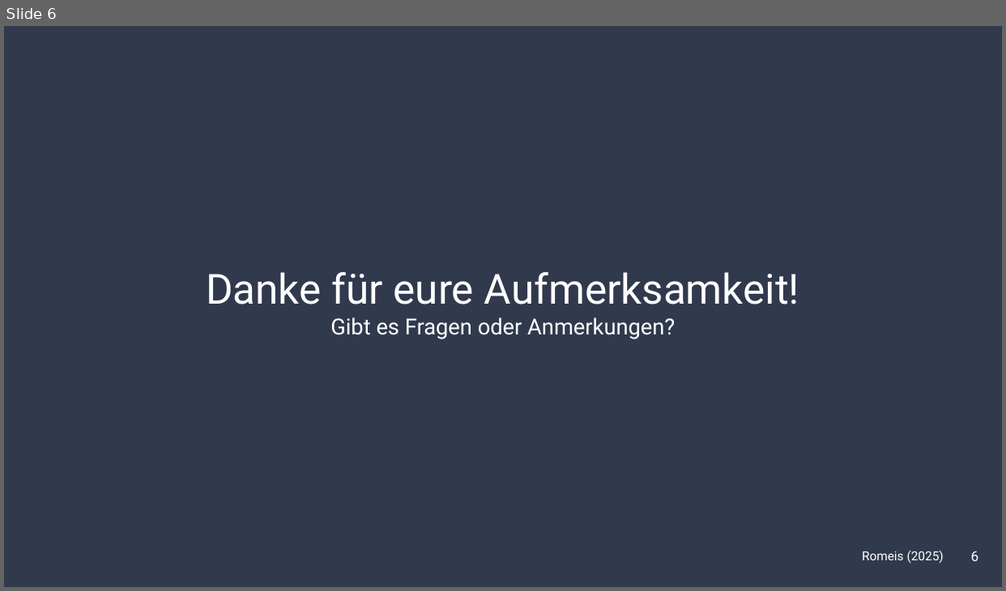
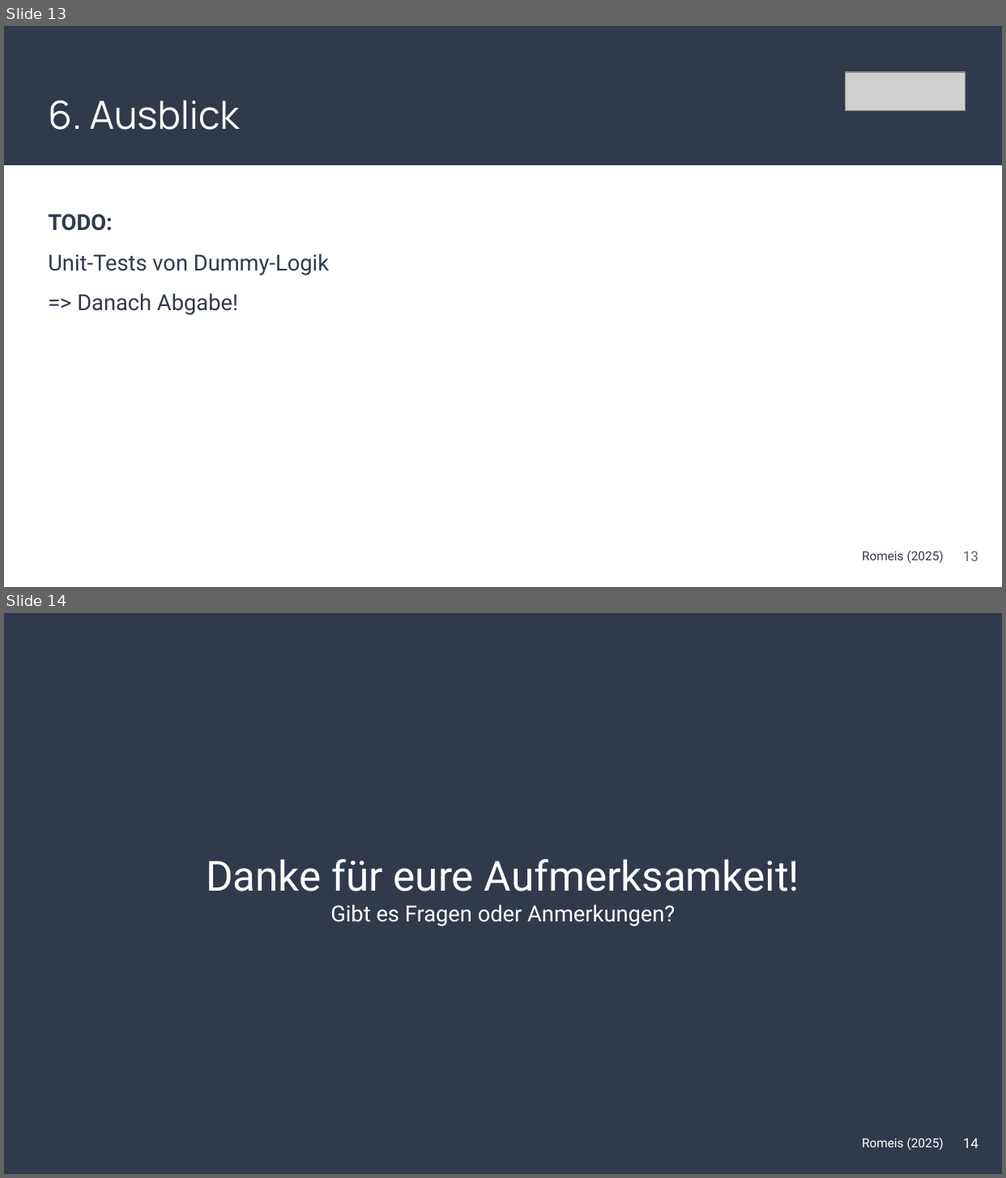
Before and after one commit to FiJoRom/DevOps-Task-Manager, a slide deck: Präsentation_DevOps_Romeis.pptx. Shown one above the other, each under a label of ours: slide 6 before the commit, slides 13 and 14 after it. The pictures are 1006x591 and 1006x1178 pixels, drawn with LibreOffice and Linux fonts; fonts in the diff are those of the drawing; grey boxes stand for pictures. Boxes give left, top, right and bottom in pixels: in the first picture for what was removed or moved away, otherwise in the second. Text is boxed around its words. In the diff, an @@ line names an element or a change of style, - is before the commit and + after.

```diff
--- a/Präsentation_DevOps_Romeis.pptx
+++ b/Präsentation_DevOps_Romeis.pptx
@@ slide 13 added at box(4, 26, 1002, 587), background #FFFFFF @@
@@ rectangle added at box(4, 26, 1002, 165), fill #31394D @@
@@ picture added at box(846, 72, 965, 111) @@
@@ title added at box(48, 100, 240, 130), 28 pt, text #FFFFFF @@
+6. Ausblick
@@ text added at box(48, 214, 329, 315), 16 pt, text #31394D @@
+TODO:
+Unit-Tests von Dummy-Logik
+=> Danach Abgabe!
@@ text added at box(862, 551, 944, 563), 9 pt, text #31394D @@
+Romeis (2025)
@@ page number added at box(963, 551, 978, 561), 10 pt, text #666666 @@
+13
@@ what was slide 6 is now slide 14 @@
@@ page number at box(963, 1139, 978, 1148): text changed @@
-6
+14
```
Also in this commit, not shown: 3 slides changed, 9 other slides added, 4 slides removed, 1 other file.
